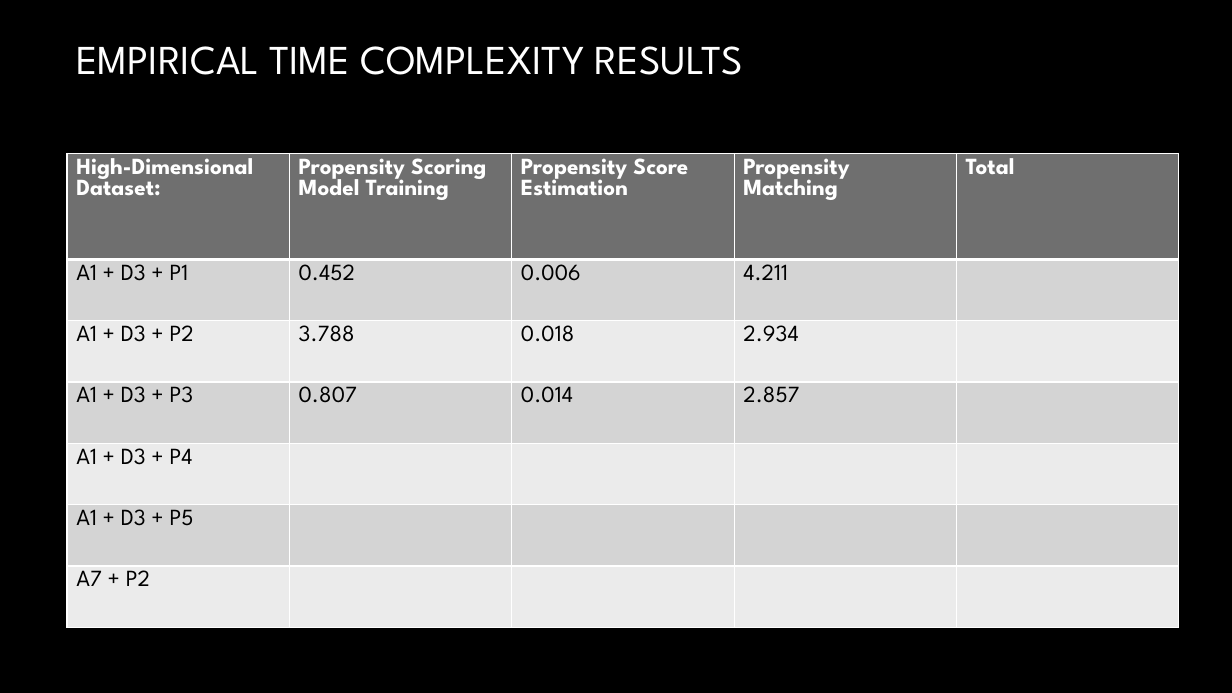
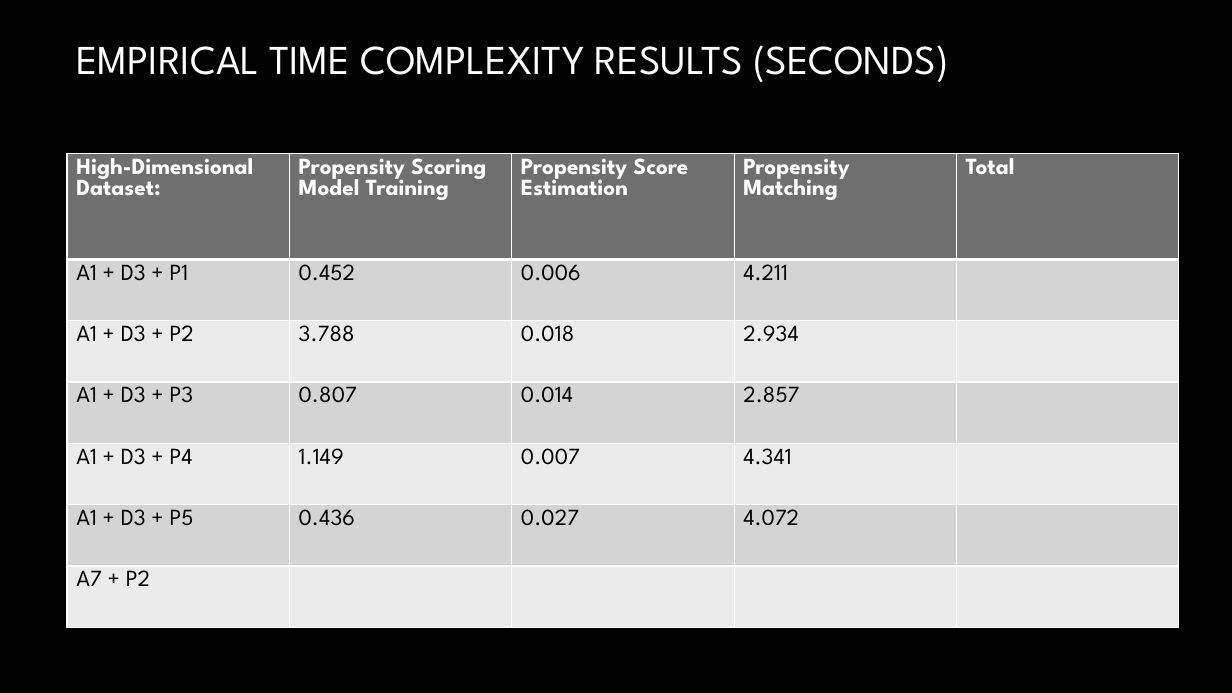
Before and after one commit to TZstatsADS/Spring2021-Project4-group5, a slide deck: slide 12 of doc/ADS Project 4 Presentation.pptx. Drawn at 1232x693 pixels with LibreOffice and Linux fonts; fonts in the diff are those of the drawing; background and template pictures are left out. Boxes give left, top, right and bottom in pixels: in the first picture for what was removed or moved away, otherwise in the second. Text is boxed around its words. In the diff, an @@ line names an element or a change of style, - is before the commit and + after.

Commit message:
Added weighted regression to results

```diff
--- a/doc/ADS Project 4 Presentation.pptx
+++ b/doc/ADS Project 4 Presentation.pptx
@@ title at [76, 45, 949, 82]: text changed @@
-EMPIRICAL TIME COMPLEXITY RESULTS
+EMPIRICAL TIME COMPLEXITY RESULTS (SECONDS)
@@ table at [67, 153, 1181, 628] @@
-row 5: A1 + D3 + P4 |  |  |  | 
+row 5: A1 + D3 + P4 | 1.149 | 0.007 | 4.341 | 
-row 6: A1 + D3 + P5 |  |  |  | 
+row 6: A1 + D3 + P5 | 0.436 | 0.027 | 4.072 | 
```
Also in this commit, not shown: 2 other slides changed, 3 other files.
